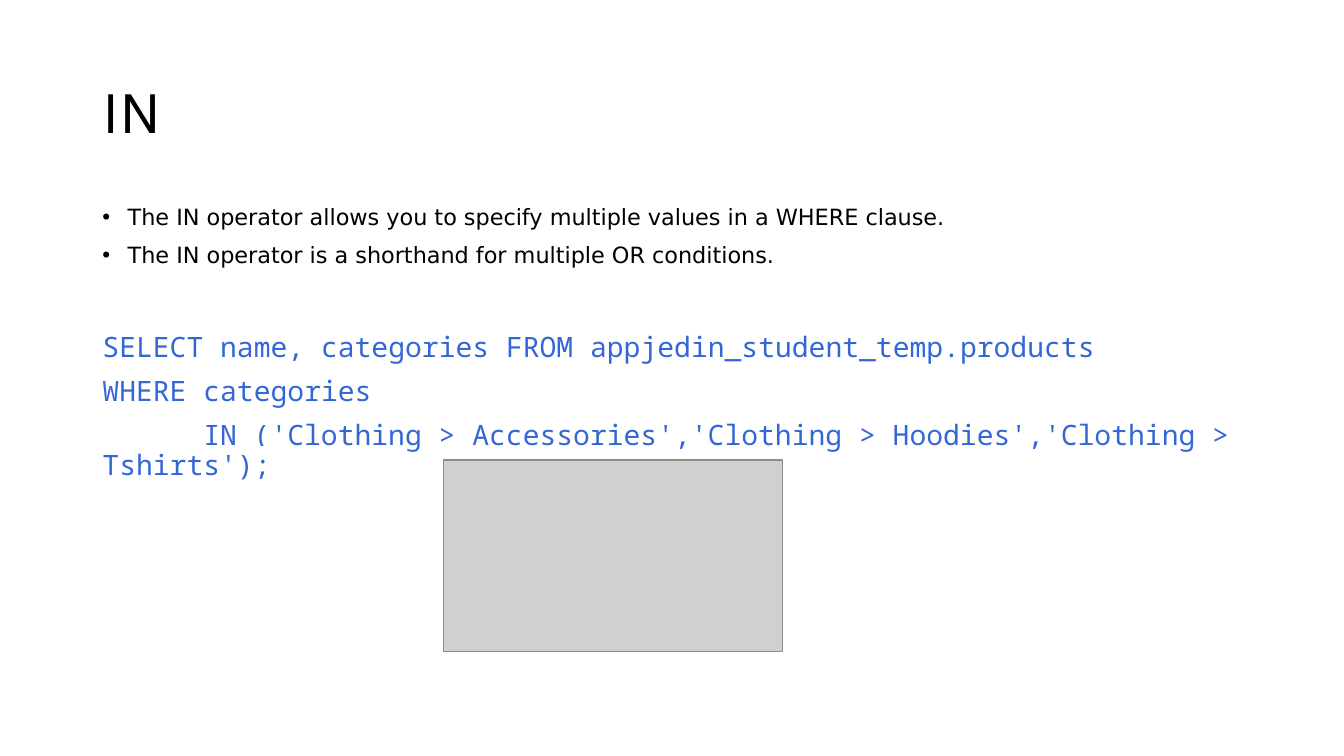
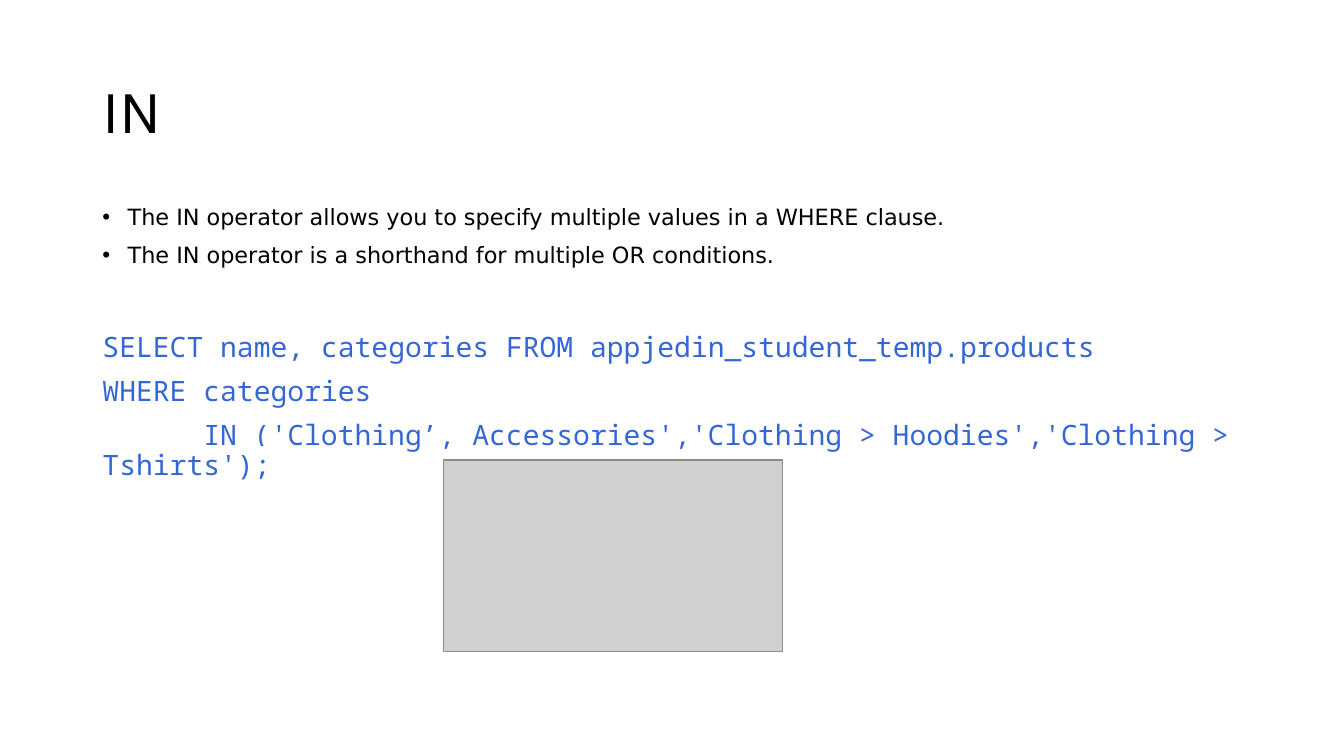
Before and after one commit to appjedi/youtube, a slide deck: slide 7 of SQL/Intro To SQL Day 2.pptx. Drawn at 1344x756 pixels with LibreOffice and Linux fonts; fonts in the diff are those of the drawing; grey boxes stand for pictures. Boxes give left, top, right and bottom in pixels: in the first picture for what was removed or moved away, otherwise in the second. Text is boxed around its words. In the diff, an @@ line names an element or a change of style, - is before the commit and + after.

```diff
--- a/SQL/Intro To SQL Day 2.pptx
+++ b/SQL/Intro To SQL Day 2.pptx
@@ text at (102, 423, 1196, 480): text changed @@
-IN ('Clothing > Accessories','Clothing > Hoodies','Clothing > Tshirts');
+IN ('Clothing’, Accessories','Clothing > Hoodies','Clothing > Tshirts');
```
Also in this commit, not shown: 3 other slides changed, 10 other files.
